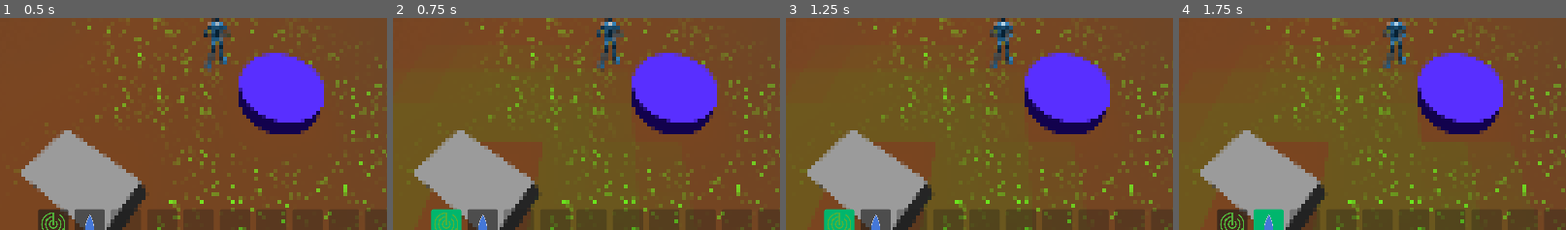
Above: before the commit, frames 1-4 (left to right).
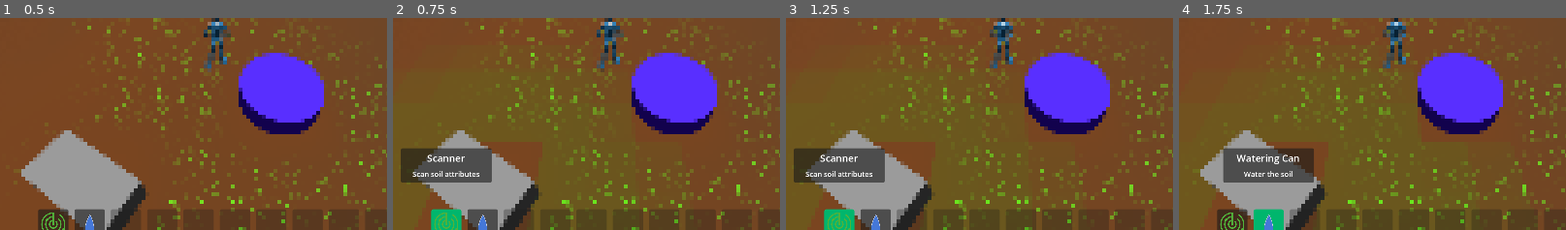
Above: after the commit, the same moments.

Repository: CapsCollective/sunflower
Game: Godot game, scene res://assets/common/scenes/game_world.tscn
Same seed, same stepped clock (60 frames per second), same inputs: the game is played once before the commit and once after it.
Inputs (mouse positions are % of the whole screen's width and height, from its top left):
- Up to frame 1 (0.5 s): no input
- Up to frame 2 (0.75 s): click (29, 95) at 0.5 s
- Up to frame 3 (1.25 s): no input
- Up to frame 4 (1.75 s): click (34, 95) at 1.27 s
The pictures show only the part of the screen within x 22-72%, y 46-96%; the shares and areas given below are measured in that part.

Frame 1 is identical in both runs. In frame 2, 3.7% of the frame differs, in the area x 2-26%, y 61-78%; in frame 3, 3.7%; in frame 4, 3.7%.

Commit message:
Add tooltips to items

Diff:
--- a/assets/datatables/scripts/items_dt_row.gd
+++ b/assets/datatables/scripts/items_dt_row.gd
@@ -12,3 +12,4 @@
 @export var name: String
 @export_file("*.svg") var icon_path: String
 @export var action_type: ActionType
+@export var tooltip: String
--- a/assets/datatables/tables/items_dt.tres
+++ b/assets/datatables/tables/items_dt.tres
@@ -8,66 +8,77 @@
 name = "Beans"
 icon_path = "res://assets/content/icons/beans.svg"
 action_type = 4
+tooltip = "+20 energy"
 
 [sub_resource type="Resource" id="Resource_8l0eb"]
 script = ExtResource("1_vtgnq")
 name = "Bean Seeds"
 icon_path = "res://assets/content/icons/sunflower_seeds.svg"
 action_type = 1
+tooltip = "Adds Nitrogen to the soil"
 
 [sub_resource type="Resource" id="Resource_4ol65"]
 script = ExtResource("1_vtgnq")
 name = "Cabbage"
 icon_path = "res://assets/content/icons/cabbage.svg"
 action_type = 4
+tooltip = "+40 energy"
 
 [sub_resource type="Resource" id="Resource_p27q2"]
 script = ExtResource("1_vtgnq")
 name = "Cabbage Seed"
 icon_path = "res://assets/content/icons/sunflower_seeds.svg"
 action_type = 1
+tooltip = "Grows a hearty crop"
 
 [sub_resource type="Resource" id="Resource_6hnu5"]
 script = ExtResource("1_vtgnq")
 name = "Fertilizer"
 icon_path = "res://assets/content/icons/fertilizer.svg"
 action_type = 5
+tooltip = "Spreads Nutrients in the soil"
 
 [sub_resource type="Resource" id="Resource_orrdb"]
 script = ExtResource("1_vtgnq")
 name = "Organic Waste"
 icon_path = "res://assets/content/icons/organic_waste.svg"
 action_type = 0
+tooltip = "Add to the compost bin"
 
 [sub_resource type="Resource" id="Resource_uh3ae"]
 script = ExtResource("1_vtgnq")
 name = "Scanner"
 icon_path = "res://assets/content/icons/scanner.svg"
 action_type = 3
+tooltip = "Scan soil attributes"
 
 [sub_resource type="Resource" id="Resource_oisfa"]
 script = ExtResource("1_vtgnq")
 name = "Sunflower"
 icon_path = "res://assets/content/icons/sunflower_crop.svg"
 action_type = 0
+tooltip = "Add to the compost bin"
 
 [sub_resource type="Resource" id="Resource_infmi"]
 script = ExtResource("1_vtgnq")
 name = "Sunflower Seed"
 icon_path = "res://assets/content/icons/sunflower_seeds.svg"
 action_type = 1
+tooltip = "Pulls radiation out of the soil"
 
 [sub_resource type="Resource" id="Resource_3h6y5"]
 script = ExtResource("1_vtgnq")
 name = "Watering Can"
 icon_path = "res://assets/content/icons/watering_can.svg"
 action_type = 2
+tooltip = "Water the soil"
 
 [sub_resource type="Resource" id="Resource_w8udp"]
 script = ExtResource("1_vtgnq")
 name = ""
 icon_path = ""
 action_type = 0
+tooltip = ""
 
 [resource]
 script = ExtResource("2_j0kc7")
--- a/assets/menus/scenes/hotbar_item.tscn
+++ b/assets/menus/scenes/hotbar_item.tscn
@@ -14,6 +14,10 @@
 corner_radius_top_right = 4
 corner_radius_bottom_right = 4
 corner_radius_bottom_left = 4
+
+[sub_resource type="LabelSettings" id="LabelSettings_7y6tr"]
+line_spacing = 1.0
+font_size = 12
 
 [node name="HotbarItem" type="Button"]
 custom_minimum_size = Vector2(50, 50)
@@ -35,3 +39,42 @@
 grow_horizontal = 2
 grow_vertical = 2
 horizontal_alignment = 1
+
+[node name="Tooltip" type="PanelContainer" parent="."]
+unique_name_in_owner = true
+visible = false
+layout_mode = 1
+anchors_preset = 7
+anchor_left = 0.5
+anchor_top = 1.0
+anchor_right = 0.5
+anchor_bottom = 1.0
+offset_left = -75.0
+offset_top = -150.0
+offset_right = 75.0
+offset_bottom = -94.0
+grow_horizontal = 2
+grow_vertical = 0
+
+[node name="MarginContainer" type="MarginContainer" parent="Tooltip"]
+layout_mode = 2
+theme_override_constants/margin_left = 5
+theme_override_constants/margin_top = 5
+theme_override_constants/margin_right = 5
+theme_override_constants/margin_bottom = 5
+
+[node name="VBoxContainer" type="VBoxContainer" parent="Tooltip/MarginContainer"]
+layout_mode = 2
+
+[node name="TooltipName" type="Label" parent="Tooltip/MarginContainer/VBoxContainer"]
+unique_name_in_owner = true
+custom_minimum_size = Vector2(0, 25)
+layout_mode = 2
+text = "Item Name"
+horizontal_alignment = 1
+
+[node name="TooltipLabel" type="Label" parent="Tooltip/MarginContainer/VBoxContainer"]
+unique_name_in_owner = true
+layout_mode = 2
+label_settings = SubResource("LabelSettings_7y6tr")
+horizontal_alignment = 1
--- a/assets/menus/scripts/hotbar_item.gd
+++ b/assets/menus/scripts/hotbar_item.gd
@@ -1,6 +1,9 @@
 class_name HotbarItem extends Button
 
 @onready var counter: Label = %Label
+@onready var tooltip: Container = %Tooltip
+@onready var tooltip_name: Label = %TooltipName
+@onready var tooltip_label: Label = %TooltipLabel
 
 var item_id: String:
 	set(id):
@@ -9,12 +12,15 @@
 		if details.icon_path:
 			icon = load(details.icon_path)
 		update_count(item_id, GameManager.get_item_count(item_id))
-		disabled = id == null
-		tooltip_text = details.name
+		disabled = id == String()
+		tooltip_name.text = details.name
+		tooltip_label.text = details.tooltip
 
 func _ready():
 	GameManager.inventory_updated.connect(update_count)
 	GameManager.item_selected.connect(on_item_selected)
+	mouse_entered.connect(on_mouse_enter)
+	mouse_exited.connect(on_mouse_exit)
 
 func update_count(id: String, count: int):
 	if id == item_id:
@@ -23,3 +29,9 @@
 func on_item_selected(id: String):
 	if id.is_empty():
 		set_pressed_no_signal(false)
+
+func on_mouse_enter():
+	tooltip.visible = item_id != String()
+
+func on_mouse_exit():
+	tooltip.visible = false
Not shown: 1 places in assets/menus/scenes/hotbar_item.tscn that only renumber resources
